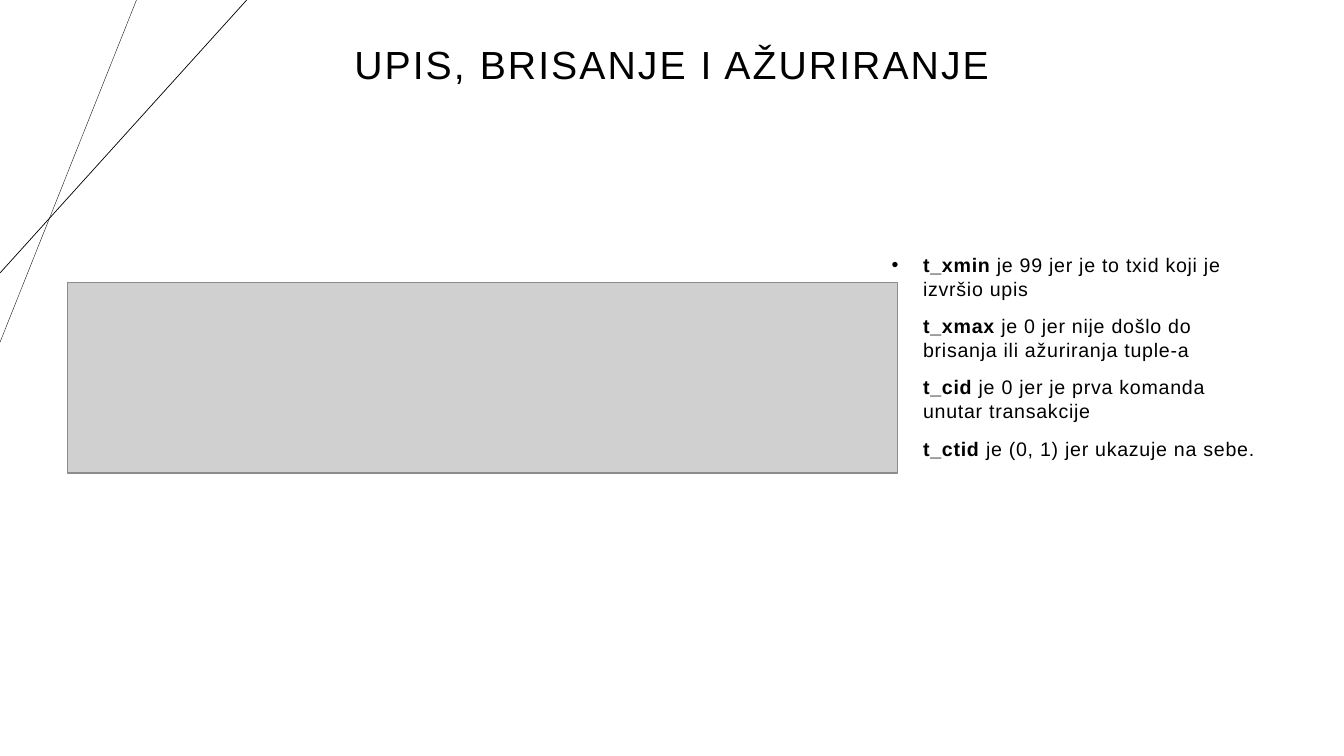
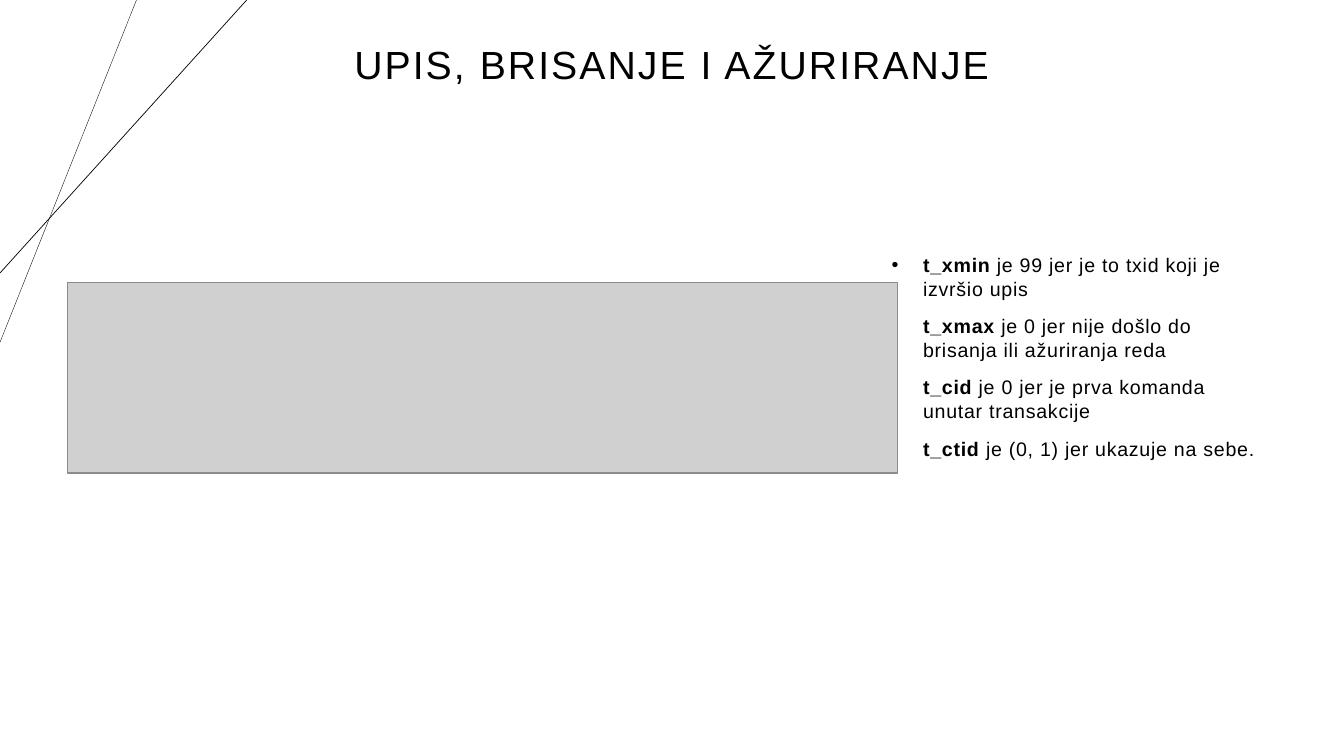
Before and after one commit to iJovanGG/Sistemi-za-upravljanje-bazama-podataka, a slide deck: slide 13 of PostgreSQL/Obrada transakcija, planovi izvršavanja transakcija, izolacija i zaključavanje.pptx. Drawn at 1344x756 pixels with LibreOffice and Linux fonts; fonts in the diff are those of the drawing; grey boxes stand for pictures. Boxes give left, top, right and bottom in pixels: in the first picture for what was removed or moved away, otherwise in the second. Text is boxed around its words. In the diff, an @@ line names an element or a change of style, - is before the commit and + after.

```diff
--- a/PostgreSQL/Obrada transakcija, planovi izvršavanja transakcija, izolacija i zaključavanje.pptx
+++ b/PostgreSQL/Obrada transakcija, planovi izvršavanja transakcija, izolacija i zaključavanje.pptx
@@ text at (923, 318, 1191, 361): text changed @@
-• t_xmax je 0 jer nije došlo do brisanja ili ažuriranja tuple-a
+• t_xmax je 0 jer nije došlo do brisanja ili ažuriranja reda
```
Also in this commit, not shown: 3 other slides changed, 1 other file.
